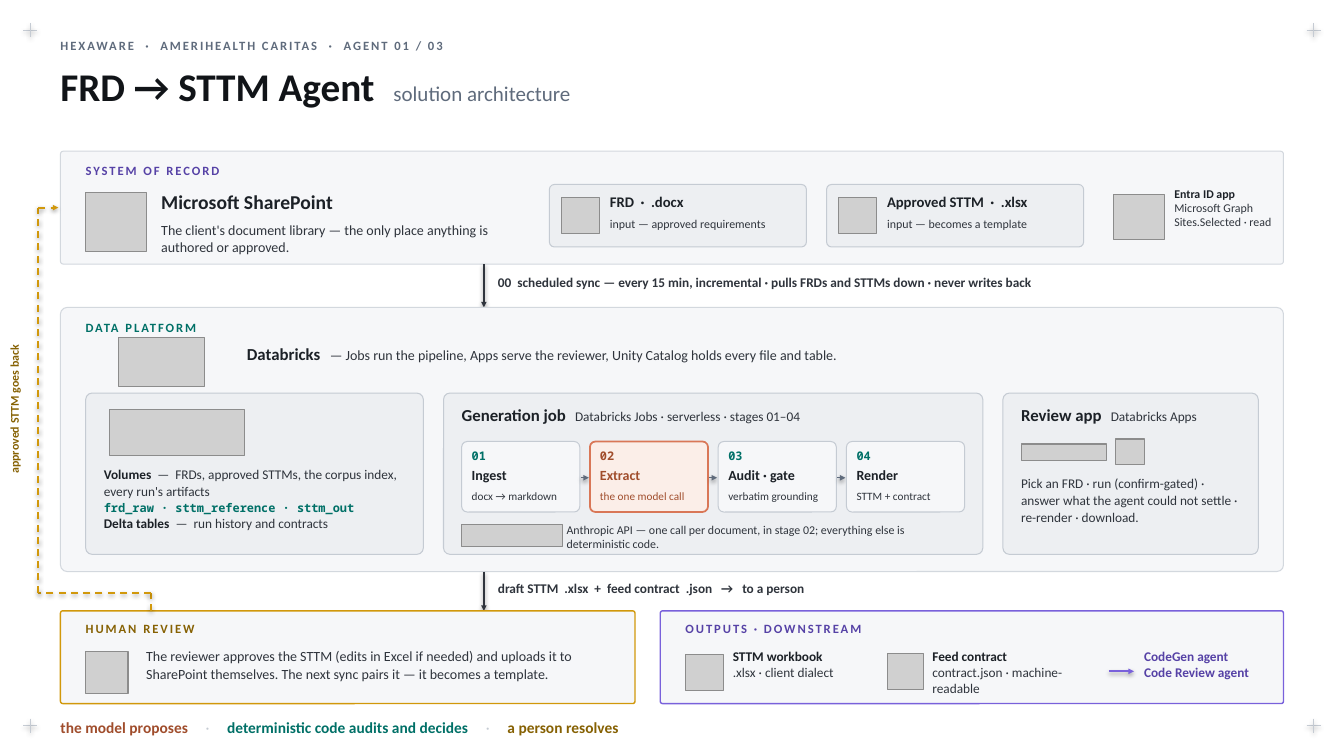
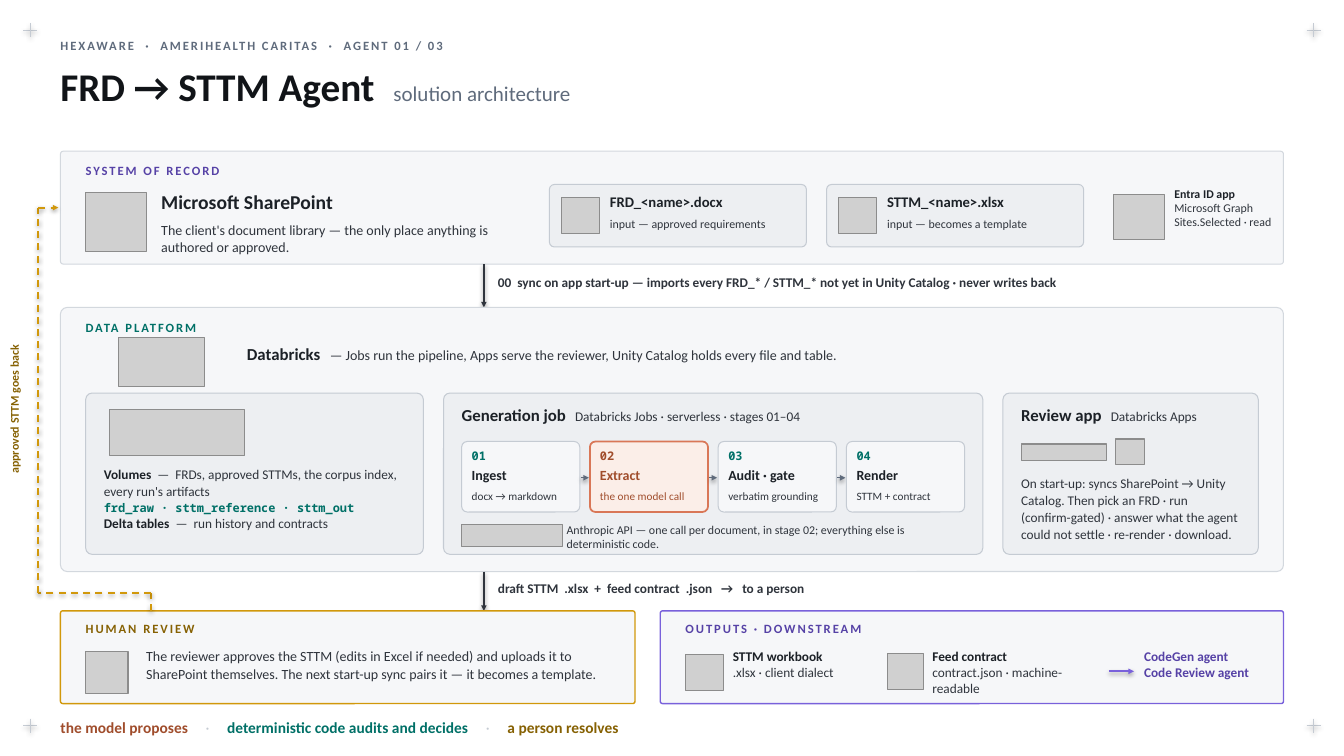
Before and after one commit to ArjunP4Hexaware/frd-to-sttm-agent-v2, a slide deck: slide 1 of context/FRD_to_STTM_Agent_System_Architecture.pptx. Drawn at 1344x756 pixels with LibreOffice and Linux fonts; fonts in the diff are those of the drawing; grey boxes stand for pictures; background and template pictures are left out. Boxes give left, top, right and bottom in pixels: in the first picture for what was removed or moved away, otherwise in the second. Text is boxed around its words. In the diff, an @@ line names an element or a change of style, - is before the commit and + after.

```diff
--- a/context/FRD_to_STTM_Agent_System_Architecture.pptx
+++ b/context/FRD_to_STTM_Agent_System_Architecture.pptx
@@ text at (610, 196, 723, 209): text changed @@
-FRD · .docx
+FRD_<name>.docx
@@ text at (887, 196, 1004, 209): text changed @@
-Approved STTM · .xlsx
+STTM_<name>.xlsx
@@ text at (498, 277, 1057, 290): text changed @@
-00 scheduled sync — every 15 min, incremental · pulls FRDs and STTMs down · never writes back
+00 sync on app start-up — imports every FRD_* / STTM_* not yet in Unity Catalog · never writes back
@@ text at (1021, 479, 1237, 539): text changed @@
-Pick an FRD · run (confirm-gated) · answer what the agent could not settle · re-render · download.
+On start-up: syncs SharePoint → Unity Catalog. Then pick an FRD · run (confirm-gated) · answer what the agent could not settle · re-render · download.
@@ text at (146, 651, 596, 682): text changed @@
-The reviewer approves the STTM (edits in Excel if needed) and uploads it to SharePoint themselves. The next sync pairs it — it becomes a template.
+The reviewer approves the STTM (edits in Excel if needed) and uploads it to SharePoint themselves. The next start-up sync pairs it — it becomes a template.
```
Also in this commit, not shown: 3 other files.
